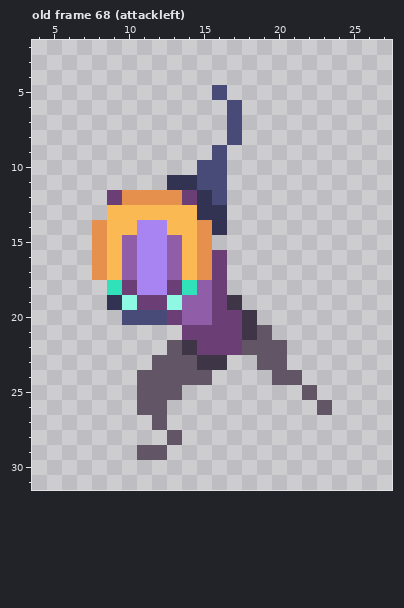
One commit to this pixel-art file: Test_Loopguy/Content/Loopy3.aseprite. Above is the file before it was changed.
32x32 pixels, 76 frames. Shown: old frame 68 (attackleft): x 4..27, y 2..31. The commit also changed other frames, which this record leaves out.
New version:
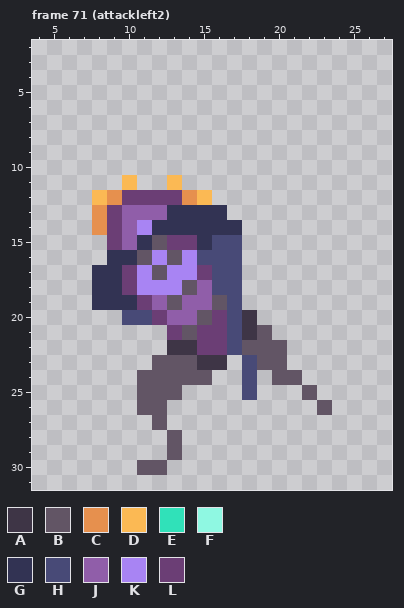
Palette (. is transparent): A #3e3546  B #625565  C #e6904e  D #fbb954  E #30e1b9  F #8ff8e2  G #323353  H #484a77  J #905ea9  K #a884f3  L #6b3e75
A new or re-ordered frame is compared with the old frame closest to it.
From old to new:
frames 76 -> 84
Changed rows in their new state; - is an unchanged pixel.
Frame 71 (attackleft2) is new; against old frame 68 (attackleft), layer "Loopy":
first column x 8:
 5 --------.--
 6 ---------.-
 7 ---------.-
 8 ---------.-
 9 --------.--
10 -------..--
11 --D--D...--
12 DCLLLLCD.--
13 CLJJJGG----
14 -LJ-GGGG-G-
15 .L-GBLLGHH-
16 .GGB-BKHHH-
17 GGL-BKKLHH-
18 GG---KB-HH-
19 G-G-JB--BH-
20 ----LJ-B-H-
21 -----LB--H-
22 -----A---H-
23 ----------H
24 ----------H
25 ----------H
first column x 11:
29 ..B
30 BB-
